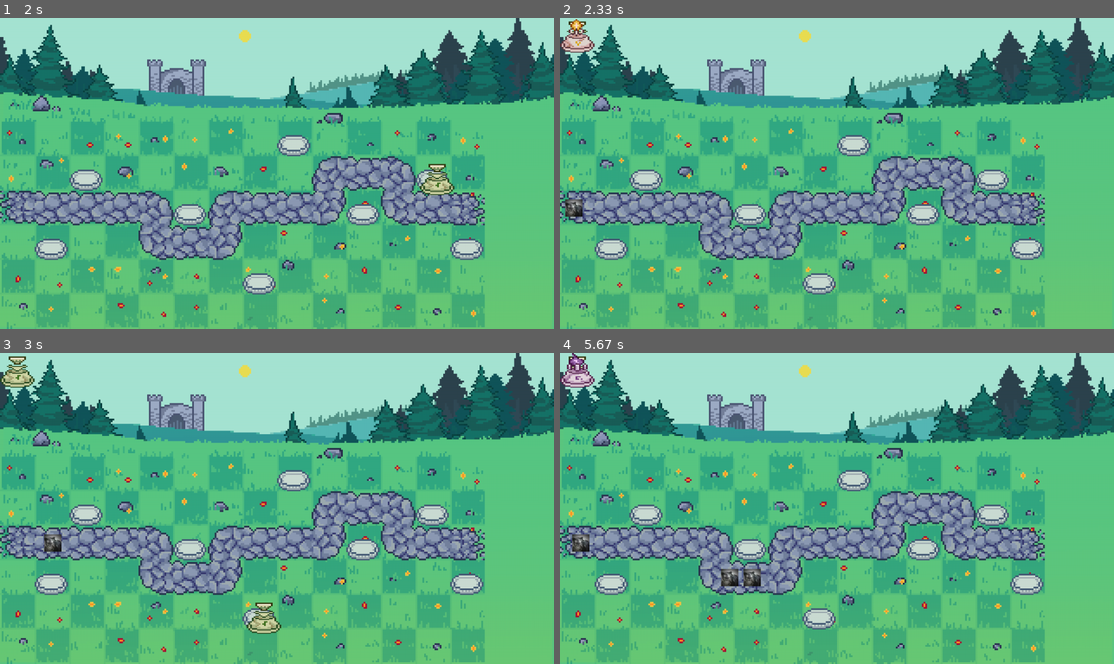
Above: before the commit, frames 1-4 (two rows, left to right).
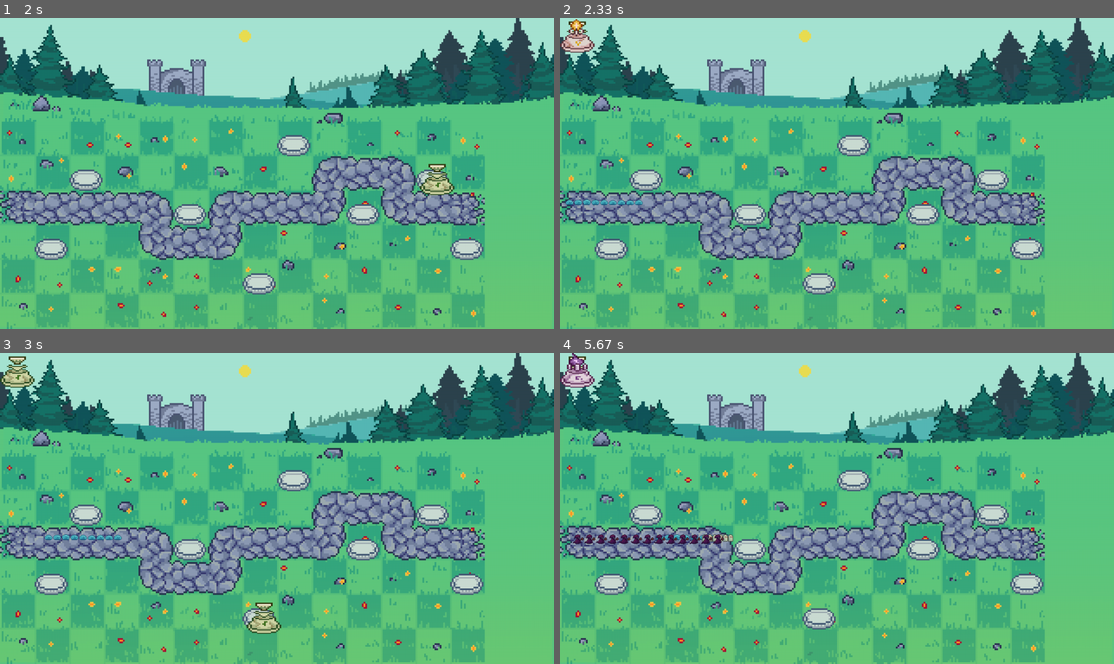
Above: after the commit, the same moments.

Repository: LenaSup/PyGame_project
Game: pygame game, started from main.py
Same seed, same stepped clock (60 frames per second), same inputs: the game is played once before the commit and once after it.
Inputs (mouse positions are in pixels of both pictures, inside the frame that each line leads up to):
- Up to frame 1 (2 s): press the mouse at (277, 257) at 0.37 s; move the mouse to (188, 192) at 0.47 s; release the mouse at (105, 126) at 0.6 s; press the mouse at (149, 89) at 0.7 s; move the mouse to (160, 73) at 0.8 s; release the mouse at (166, 61) at 0.93 s; click (421, 176) at 1.05 s; press the mouse at (421, 176) at 1.37 s; move the mouse to (260, 207) at 1.47 s; release the mouse at (94, 235) at 1.6 s; press the mouse at (421, 176) at 1.7 s; move the mouse to (288, 223) at 1.8 s; release the mouse at (155, 269) at 1.93 s
- Up to frame 2 (2.33 s): click (825, 285) at 2.05 s
- Up to frame 3 (3 s): press the mouse at (265, 620) at 2.37 s; move the mouse to (177, 598) at 2.47 s; release the mouse at (88, 580) at 2.6 s; press the mouse at (265, 620) at 2.7 s; move the mouse to (299, 520) at 2.8 s; release the mouse at (337, 418) at 2.93 s
- Up to frame 4 (5.67 s): press the mouse at (825, 620) at 3.03 s; move the mouse to (909, 530) at 3.13 s; release the mouse at (997, 440) at 3.27 s; press the mouse at (825, 620) at 3.37 s; move the mouse to (781, 595) at 3.47 s; release the mouse at (737, 573) at 3.6 s; press the mouse at (825, 620) at 3.7 s; move the mouse to (853, 548) at 3.8 s; release the mouse at (881, 477) at 3.93 s; click (814, 617) at 4.05 s; press the mouse at (814, 617) at 4.37 s; move the mouse to (920, 608) at 4.47 s; release the mouse at (1025, 598) at 4.6 s; press the mouse at (814, 617) at 4.7 s; move the mouse to (870, 533) at 4.8 s; release the mouse at (920, 449) at 4.93 s; press the mouse at (814, 617) at 5.03 s; move the mouse to (770, 570) at 5.13 s; release the mouse at (720, 520) at 5.27 s; press the mouse at (814, 617) at 5.37 s; move the mouse to (776, 555) at 5.47 s; release the mouse at (737, 496) at 5.6 s

Frame 1 is identical in both runs. In frame 2, 0.3% of the frame differs, in the area x 0-15%, y 58-65%; in frame 3, 0.3%; in frame 4, 1.1%, in the area x 2-37%, y 58-76%.

Commit message:
испровление конфликта

Diff:
--- a/entities.py
+++ b/entities.py
@@ -1,6 +1,6 @@
-default_enemy = (200, '.image.jpg', 10, 10, 2)
-haste_enemy = (100, '.image.jpg', 10, 10, 4)
-armored_enemy = (500, '.image.jpg', 15, 50, 1)
+default_enemy = (200, 'slug.png', 10, 10, 2)
+haste_enemy = (100, 'ghost.png', 10, 10, 4)
+armored_enemy = (500, 'magician.png', 15, 50, 1)
 default_tower = ('tower1_level1.png', 2, 50, 200, 100, 500, False, 0)
 mortire = ('tower2_level1.png', 9, 75, 400, 200, 750, False, 0)
 flamethrower = ('tower3_level1.png', 2, 50, 300, 300, 1000, True, 100)
